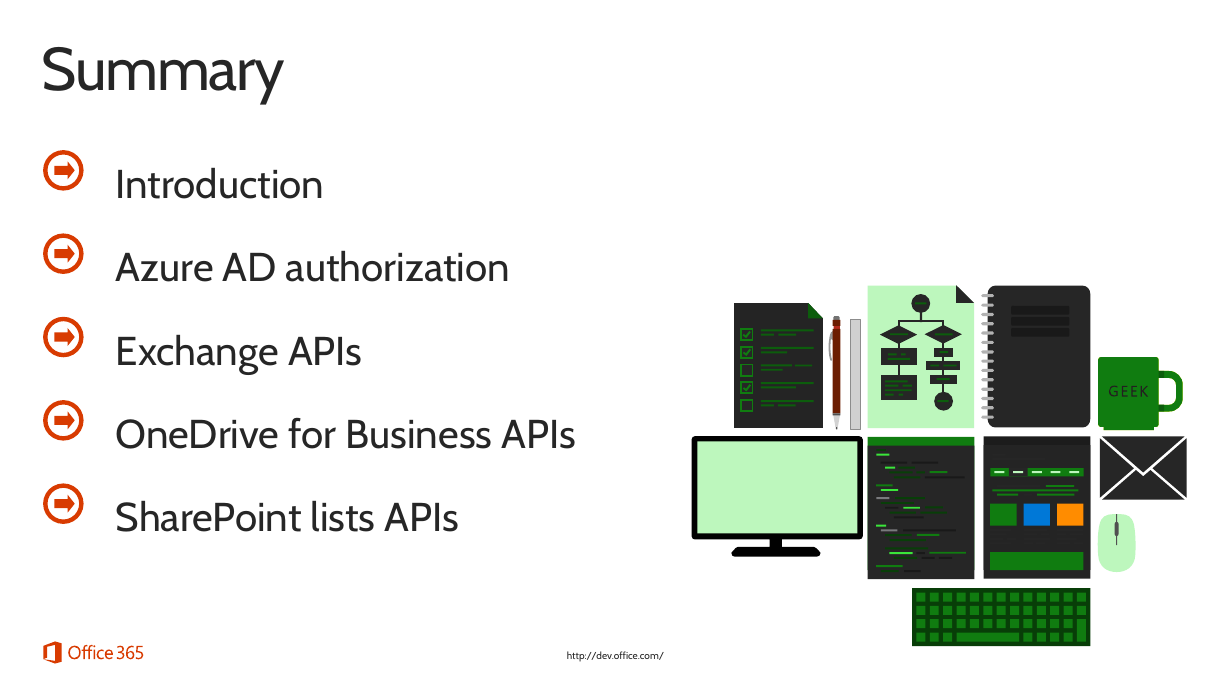
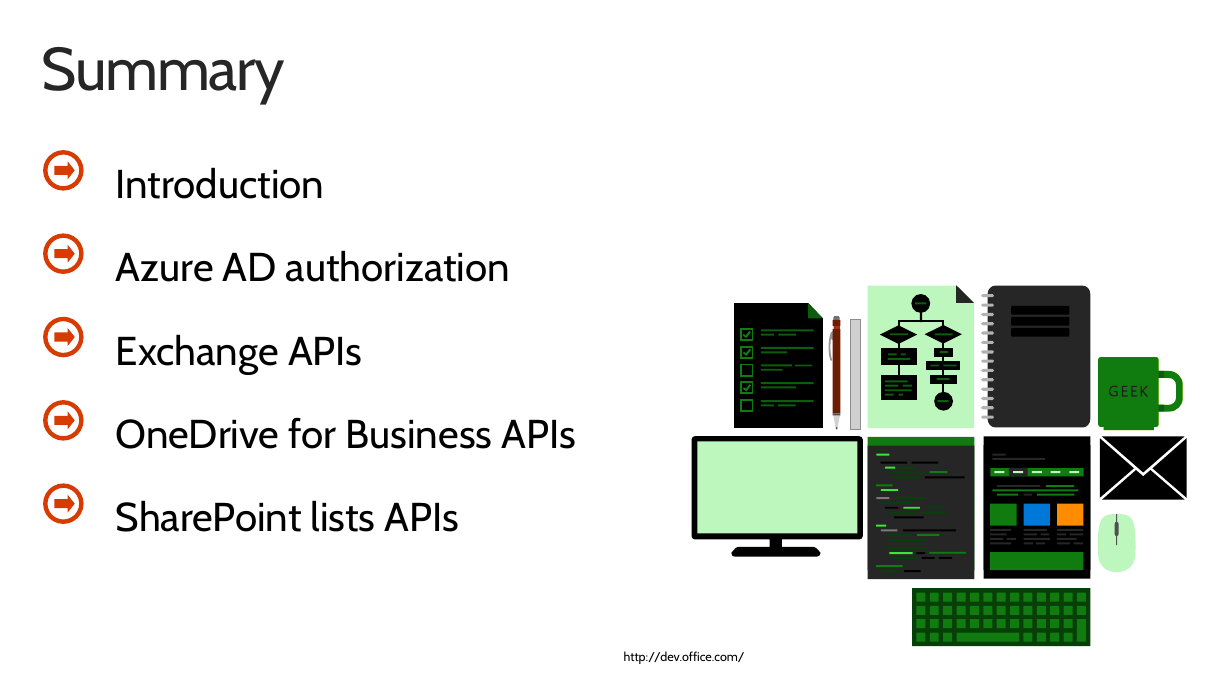
Before and after one commit to fabbbiob/TrainingContent, a slide deck: slide 35 of O3654/O3654-4 Native Android Development with Office 365 APIs/O3654-4 Deep dive into native Android Development with Office 365 APIs.pptx. Drawn at 1232x693 pixels with LibreOffice and Linux fonts; fonts in the diff are those of the drawing; grey boxes stand for pictures; background and template pictures are left out. Boxes give left, top, right and bottom in pixels: in the first picture for what was removed or moved away, otherwise in the second. Text is boxed around its words. In the diff, an @@ line names an element or a change of style, - is before the commit and + after.

Commit message:
Updated slide decks to new theme

```diff
--- a/O3654/O3654-4 Native Android Development with Office 365 APIs/O3654-4 Deep dive into native Android Development with Office 365 APIs.pptx
+++ b/O3654/O3654-4 Native Android Development with Office 365 APIs/O3654-4 Deep dive into native Android Development with Office 365 APIs.pptx
@@ freeform shape at [734,303,823,428]: fill #242424 to #000000 @@
@@ right bracket at [899,321,943,397]: outline #262626 1.75 pt to #000000 1.75 pt @@
@@ line (921, 321) - (921, 306): stroke #262626 1.75 pt to #000000 1.75 pt @@
@@ fill #191919 to #000000 in 13 elements at [881,462,907,464], [911,462,938,464], [925,476,965,478], [885,506,899,508], [894,516,924,518], [903,529,956,531], [917,552,925,553], [921,557,935,559], [939,557,953,559], [904,570,920,572], [1011,306,1069,315], [1011,317,1069,326], [1011,328,1069,337] @@
@@ fill #262626 to #000000 in 15 elements at [1100,437,1187,500], [911,294,930,313], [934,392,953,411], [880,325,917,344], [925,325,962,344], [881,348,917,366], [881,375,917,400], [935,348,953,357], [926,361,960,370], [930,375,957,384], [741,364,752,375], [741,400,752,411], [741,329,752,340], [741,347,752,358], [741,382,752,393] @@
@@ rectangle at [984,437,1091,570]: fill #1C1C1C to #000000 @@
@@ rectangle at [984,445,1091,578]: fill #242424 to #000000 @@
@@ text colour #262626 to #000000 in 5 elements at [116,167,325,199], [116,250,510,282], [116,334,362,374], [116,417,575,449], [116,500,459,532] @@
@@ freeform shape removed at [43,641,143,663] @@
@@ text "http://dev.office.com/": place and size @@
-text "http://dev.office.com/" at [567,651,664,662]
+text "http://dev.office.com/" at [624,651,745,664]
@@ text "http://dev.office.com/" at [624,651,745,664]: size 8 to 10 pt, text colour #262626 to #000000 @@
```
Also in this commit, not shown: 35 other slides changed, 3 slides added, 3 slides removed, 4 other files.
